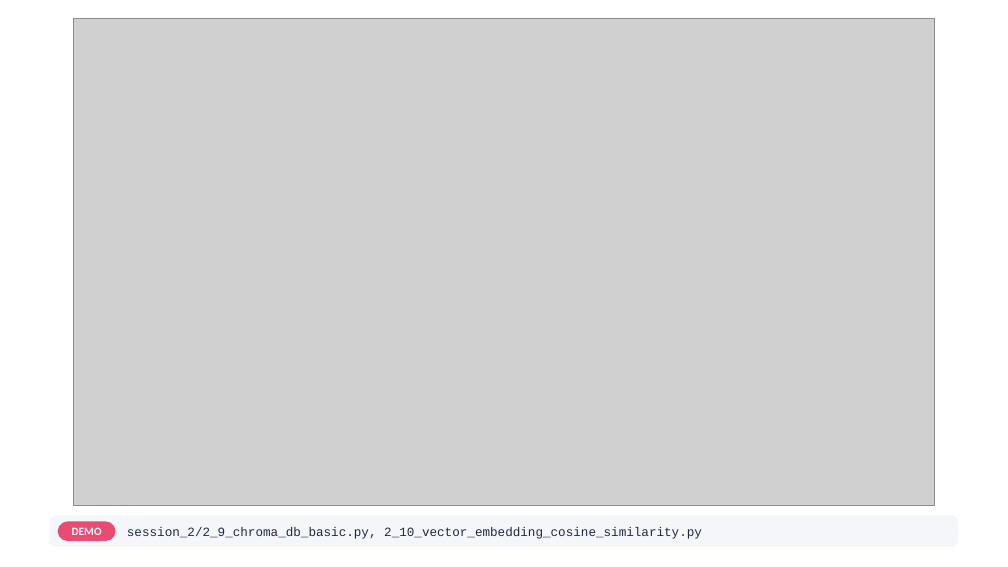
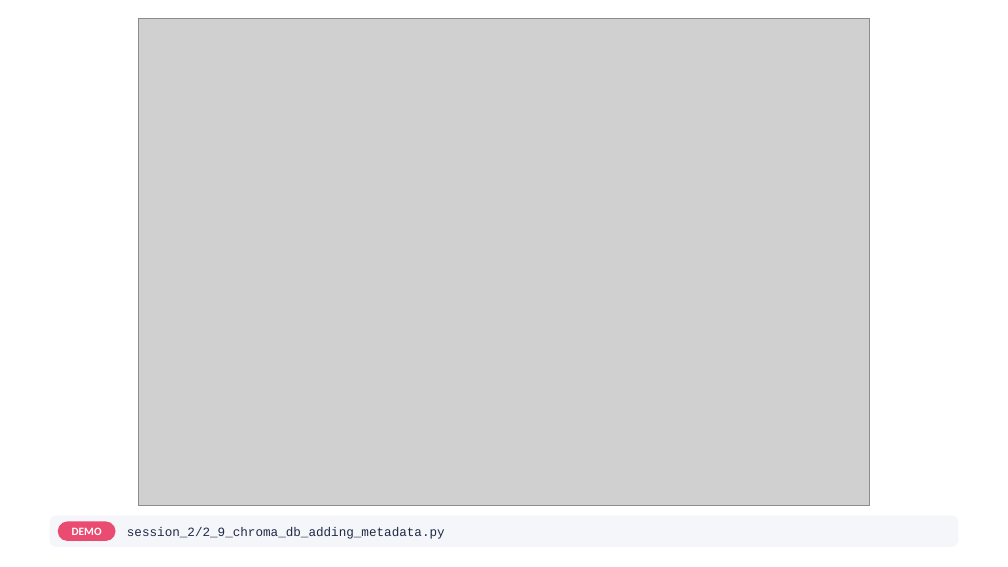
Before and after one commit to atulkahatecdac/agenticai, a slide deck: slide 40 of 16_PGP-Agentic/PGP_Agentic_AI.pptx. Drawn at 1008x567 pixels with LibreOffice and Linux fonts; fonts in the diff are those of the drawing; grey boxes stand for pictures. Boxes give left, top, right and bottom in pixels: in the first picture for what was removed or moved away, otherwise in the second. Text is boxed around its words. In the diff, an @@ line names an element or a change of style, - is before the commit and + after.

```diff
--- a/16_PGP-Agentic/PGP_Agentic_AI.pptx
+++ b/16_PGP-Agentic/PGP_Agentic_AI.pptx
@@ picture: place and size @@
-picture at box(74, 18, 934, 506)
+picture at box(138, 18, 870, 506)
@@ text at box(127, 527, 445, 539): text changed @@
-session_2/2_9_chroma_db_basic.py, 2_10_vector_embedding_cosine_similarity.py
+session_2/2_9_chroma_db_adding_metadata.py
```
Also in this commit, not shown: 15 other slides changed, 2 slides added, 7 slides removed, 27 other files.
